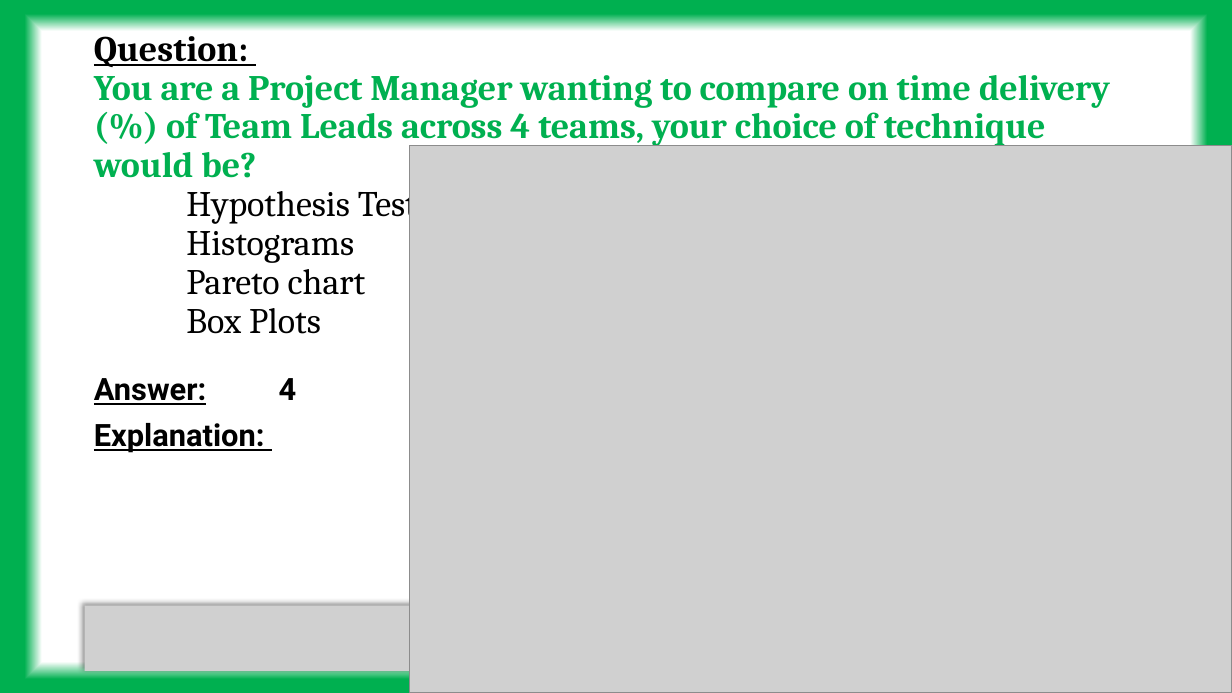
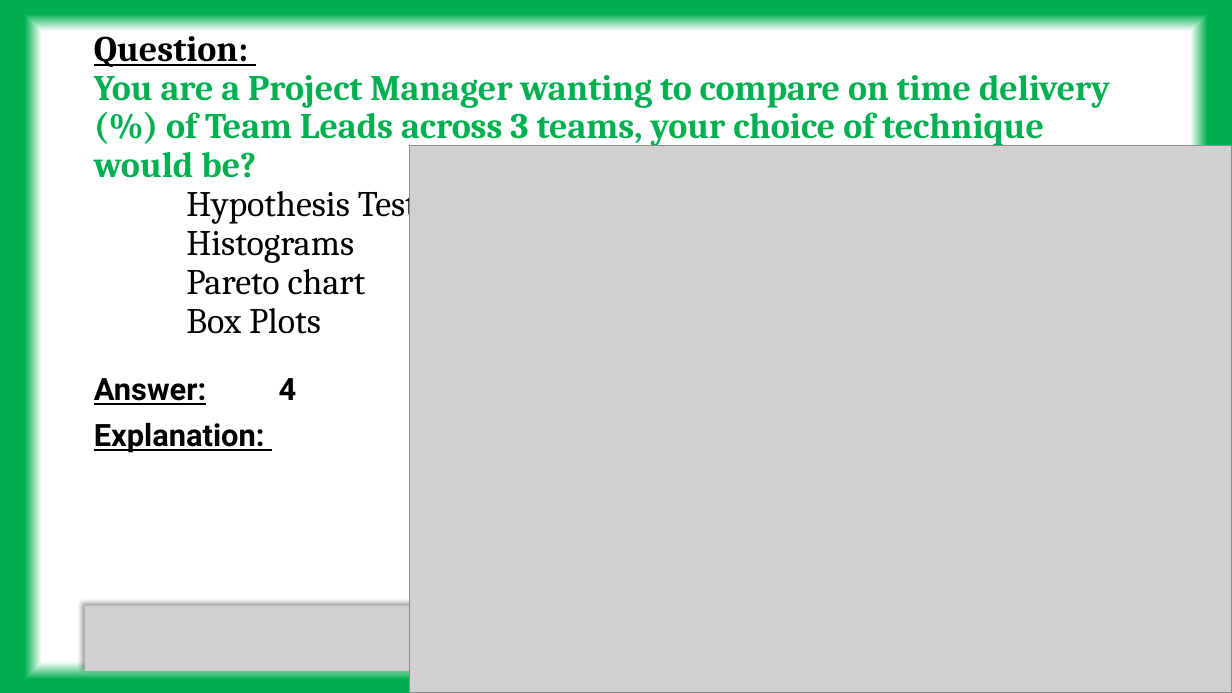
Before and after one commit to tanmoyie/Quality-Control, a slide deck: slide 6 of SSYB,SSGB Six Sigma Yellow Belt or Six Sigma Green Belt/SSGB questions and answers with explanation (SSYB as well).pptx (slide 5 before the commit). Drawn at 1232x693 pixels with LibreOffice and Linux fonts; fonts in the diff are those of the drawing; grey boxes stand for pictures. Boxes give left, top, right and bottom in pixels: in the first picture for what was removed or moved away, otherwise in the second. Text is boxed around its words. In the diff, an @@ line names an element or a change of style, - is before the commit and + after.

```diff
--- a/SSYB,SSGB Six Sigma Yellow Belt or Six Sigma Green Belt/SSGB questions and answers with explanation (SSYB as well).pptx
+++ b/SSYB,SSGB Six Sigma Yellow Belt or Six Sigma Green Belt/SSGB questions and answers with explanation (SSYB as well).pptx
@@ title at (x1=94, y1=66, x2=1110, y2=295): text changed @@
-Question:
-You are a Project Manager wanting to compare on time delivery (%) of Team Leads across 4 teams, your choice of technique would be?
-Hypothesis Testing
-Histograms
-Pareto chart
-Box Plots
+Question:
+You are a Project Manager wanting to compare on time delivery (%) of Team Leads across 3 teams, your choice of technique would be?
+Hypothesis Testing
+Histograms
+Pareto chart
+Box Plots
```
Also in this commit, not shown: 1 other slide changed, 1 other file.
